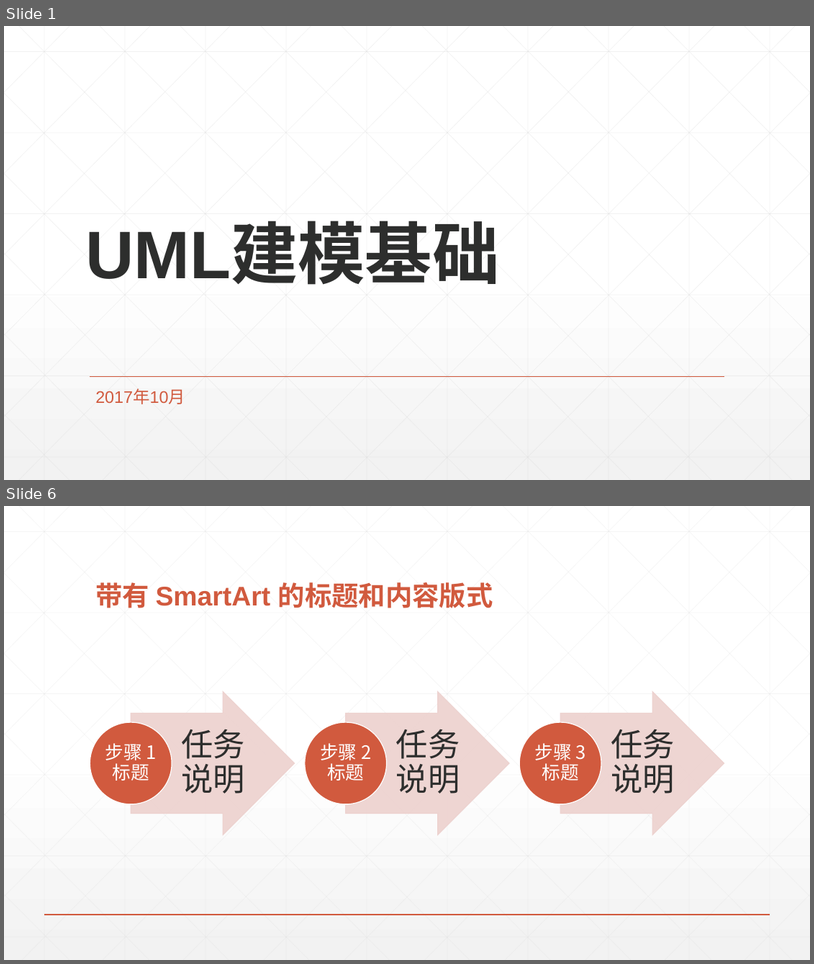
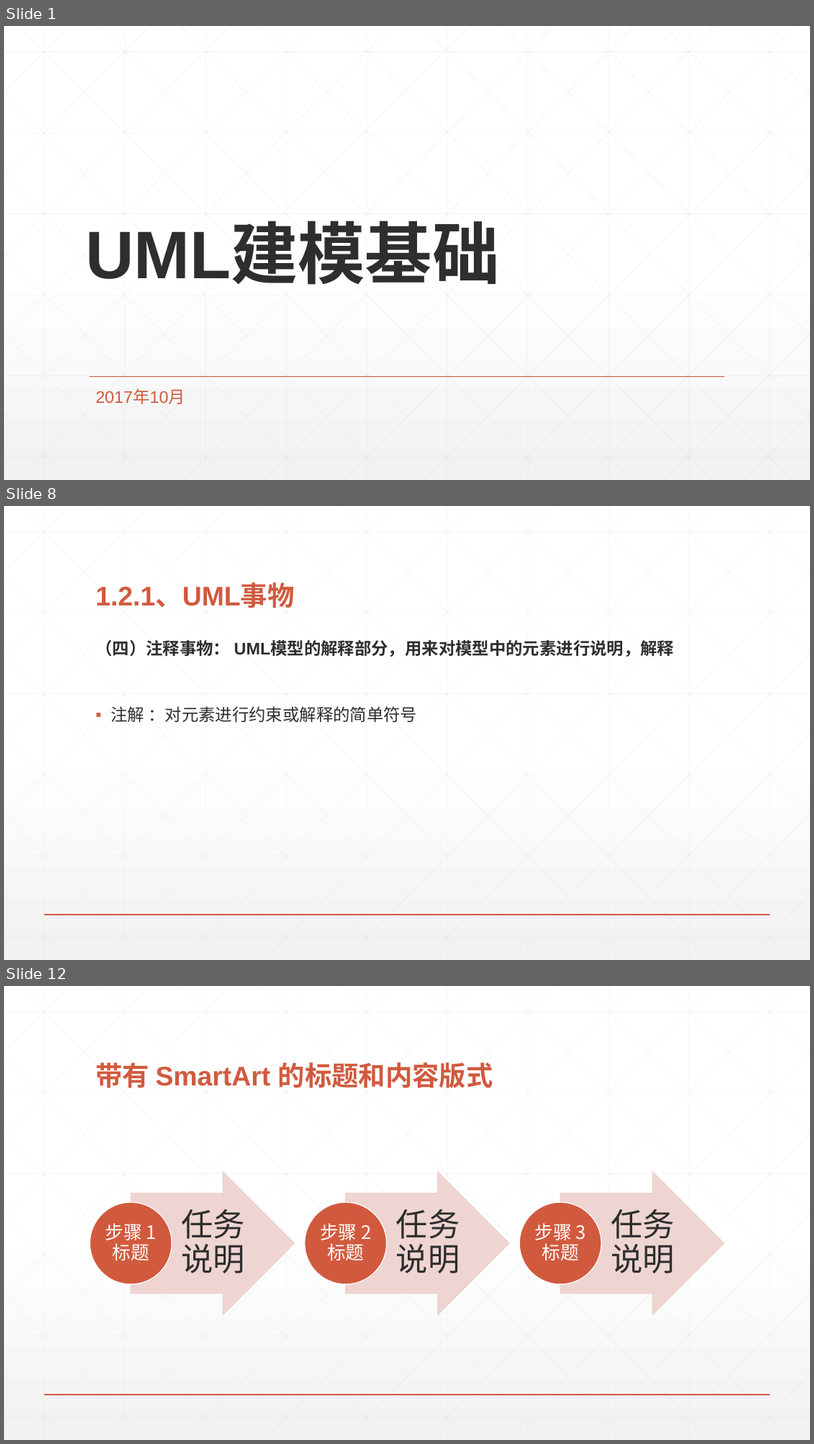
Before and after one commit to taony/Notes-UML, a slide deck: UML建模基础.pptx. Shown one above the other, each under a label of ours: slides 1 and 6 before the commit, slides 1, 8 and 12 after it; the slides between them are not shown. The pictures are 814x964 and 814x1444 pixels, drawn with LibreOffice and Linux fonts; fonts in the diff are those of the drawing. Boxes give left, top, right and bottom in pixels: in the first picture for what was removed or moved away, otherwise in the second. Text is boxed around its words. In the diff, an @@ line names an element or a change of style, - is before the commit and + after.

```diff
--- a/UML建模基础.pptx
+++ b/UML建模基础.pptx
@@ slide 8 added at box(4, 506, 810, 960), background gradient #FFFFFF to #F2F2F2; not listed: 47 template elements that a slide beside it also shows @@
@@ title added at box(95, 584, 294, 608), 32 pt, text #D15A3E, bold @@
+1.2.1、UML事物
@@ text added at box(95, 640, 675, 722), 20 pt, text #2D2E2D, bold @@
+（四）注释事物： UML模型的解释部分，用来对模型中的元素进行说明，解释
+▪ 注解 ：对元素进行约束或解释的简单符号
@@ what was slide 6 is now slide 12 @@
```
Also in this commit, not shown: 1 slide changed, 8 other slides added, 3 slides removed, 1 other file.
